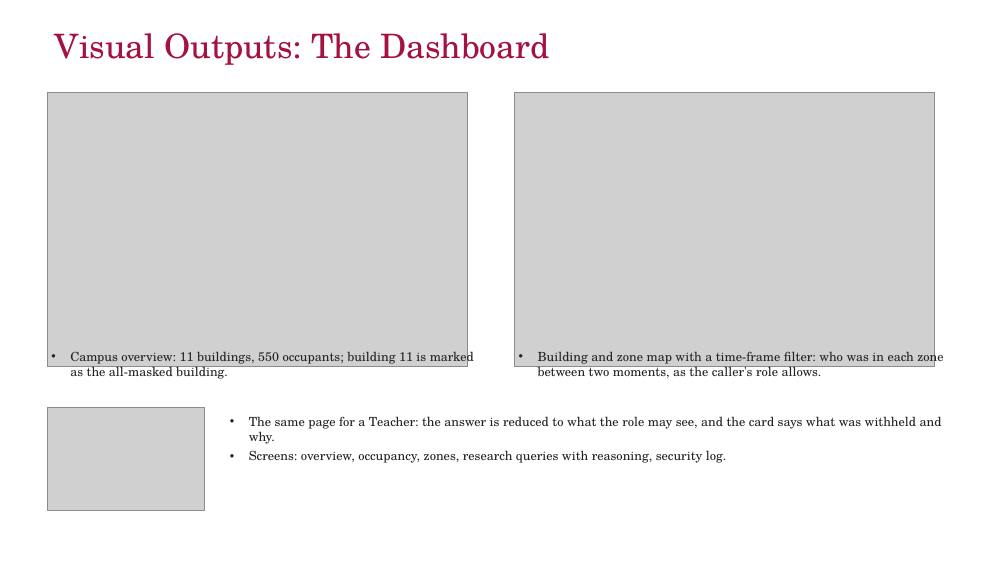
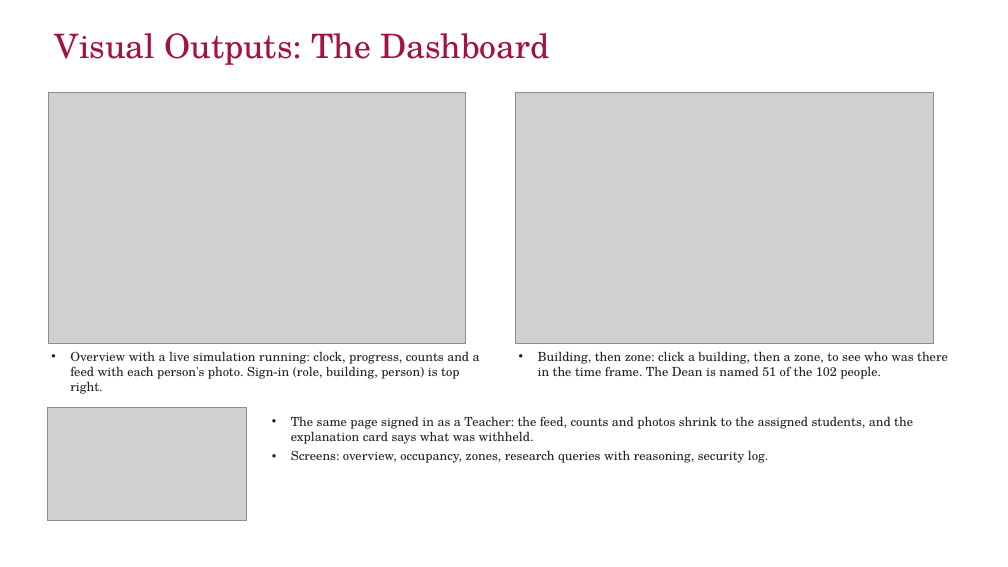
Before and after one commit to yadhu-vipin/Occupant_Tracking_v2, a slide deck: slide 20 of final_review/S7_Final_Review_Group_C3.pptx. Drawn at 1008x567 pixels with LibreOffice and Linux fonts; fonts in the diff are those of the drawing; grey boxes stand for pictures; background and template pictures are left out. Boxes give left, top, right and bottom in pixels: in the first picture for what was removed or moved away, otherwise in the second. Text is boxed around its words. In the diff, an @@ line names an element or a change of style, - is before the commit and + after.

Commit message:
docs: deck built on the edited version plus the new dashboard (simulation, sign-in, track); report updated to match

```diff
--- a/final_review/S7_Final_Review_Group_C3.pptx
+++ b/final_review/S7_Final_Review_Group_C3.pptx
@@ picture: place and size @@
-picture at [47,92,467,367]
+picture at [48,92,466,343]
@@ picture: place and size @@
-picture at [515,92,935,367]
+picture at [516,92,933,343]
@@ text at [70,351,480,394]: text changed @@
-• Campus overview: 11 buildings, 550 occupants; building 11 is marked as the all-masked building.
+• Overview with a live simulation running: clock, progress, counts and a feed with each person's photo. Sign-in (role, building, person) is top right.
@@ text at [538,351,948,379]: text changed @@
-• Building and zone map with a time-frame filter: who was in each zone between two moments, as the caller's role allows.
+• Building, then zone: click a building, then a zone, to see who was there in the time frame. The Dean is named 51 of the 102 people.
@@ picture: place and size @@
-picture at [47,408,204,510]
+picture at [47,408,247,521]
@@ text "The same page signed in ...": place and size @@
-text "The same page signed in ..." at [249,416,942,463]
+text "The same page signed in ..." at [291,416,913,463]
@@ text at [291,416,913,444]: text changed @@
-• The same page for a Teacher: the answer is reduced to what the role may see, and the card says what was withheld and why.
+• The same page signed in as a Teacher: the feed, counts and photos shrink to the assigned students, and the explanation card says what was withheld.
```
Also in this commit, not shown: 7 other slides changed, 1 slide added, 7 other files.
